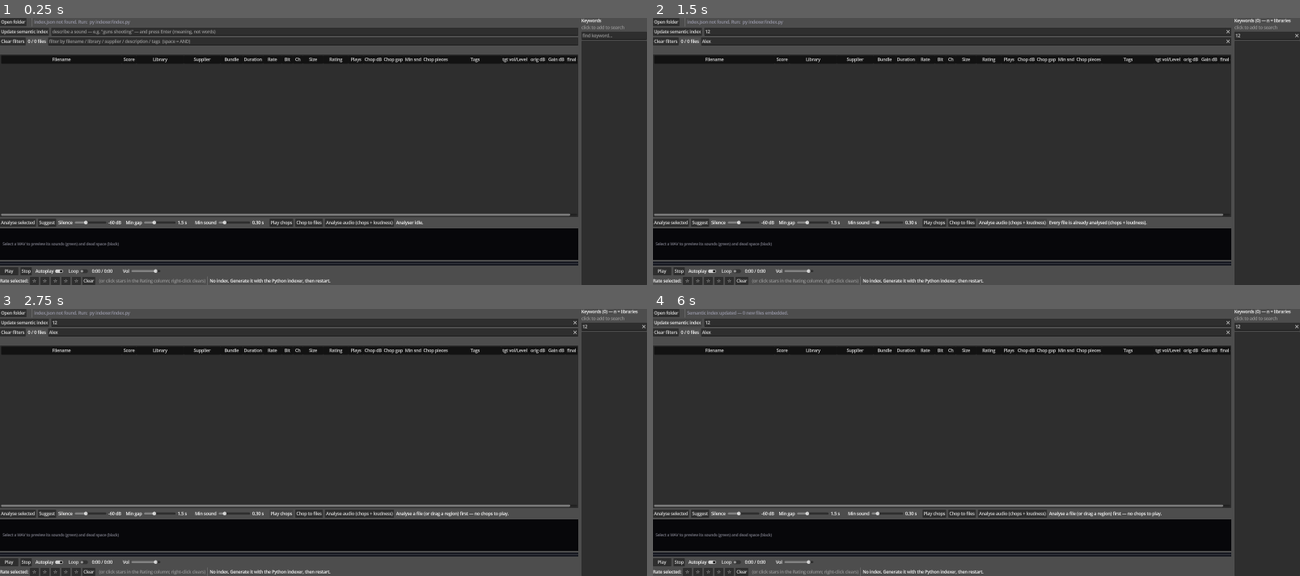
Above: before the commit, frames 1-4 (two rows, left to right).
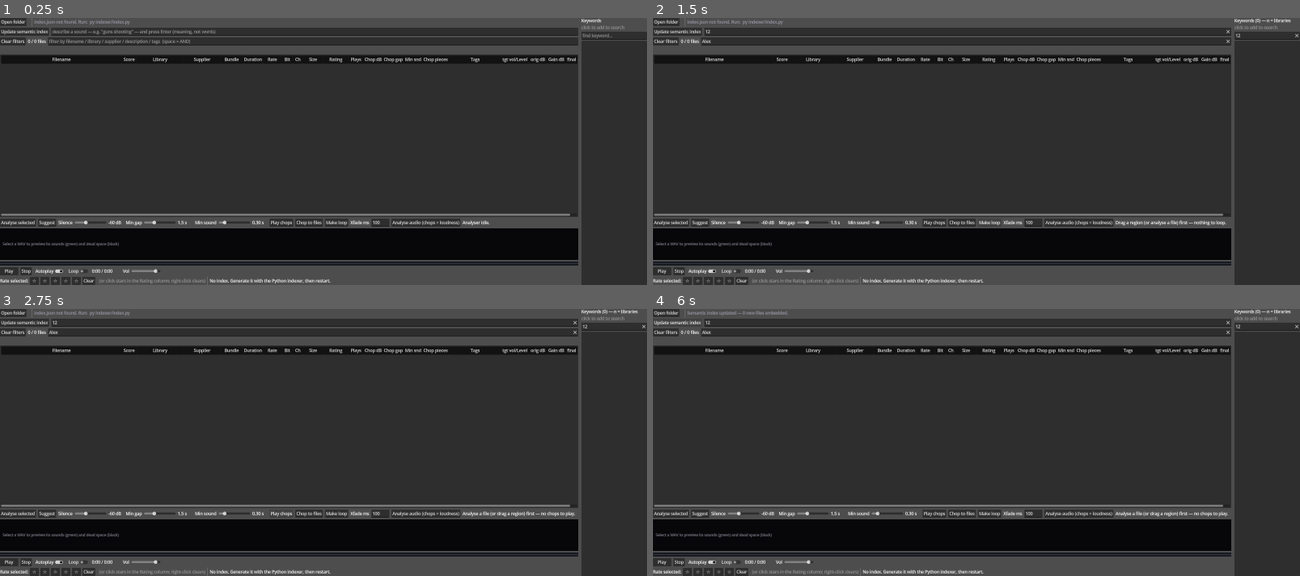
Above: after the commit, the same moments.

Repository: benedictcarter/sound_lib
Game: Godot game, scene res://main.tscn
The game is run twice, just before and just after one commit, with the same random seed, the same clock (stepped at 60 frames per second) and the same inputs.
Inputs (mouse positions are in pixels of both pictures, inside the frame that each line leads up to):
- Up to frame 1 (0.25 s): no input
- Up to frame 2 (1.5 s): click (970, 31) at 0.52 s; type "12" at 0.6 s; click (963, 42) at 0.75 s; type "Alex" at 0.83 s; click (1267, 36) at 0.98 s; type "12" at 1.07 s; click (989, 223) at 1.25 s, where only the run after the commit has a clickable "Make loop"
- Up to frame 3 (2.75 s): click "Play chops" at 2 s
- Up to frame 4 (6 s): click "Play chops" at 2.75 s; click "Play" at 3.5 s; click "Play" at 4.25 s; click "Open folder" at 5 s; click "Update semantic index" at 5.75 s

The runs differ from the first frame. In frame 1, 0.5% of the frame differs, in the area x 50-76%, y 75-79%; in frame 2, 0.5%; in frame 3, 0.6%, in the area x 50-89%, y 75-79%; in frame 4, 0.6%.

Commit message:
Make loop: bake a seamless crossfaded loop of the selected region
New indexer/loopify.py bakes <stem>_loop.wav beside the original via an equal-power
overlap-add crossfade: the region tail is blended (fading out) back over its head
(fading in), so the file wraps into itself with no click and no seam — naive
full-file looping is seamless (the wrap sample is exactly source-adjacent). Equal-
power curve (constant power, best for textures); linear available for tonal. Keeps
the 24-bit subtype; reuses chop.py's index helpers (no re-scan) and returns the
record so it appears immediately, inheriting the parent's tags.

App: 'Make loop' button + 'Xfade ms' field (default 100) in the analyser bar; uses
the green region (manual selection or single detected piece). Threaded run +
_loop_finished merge, mirroring the chop path. Golden tests cover the crossfade
(exact wrap seam, constant power, zero-xfade identity); WAV round-trip preserves
subtype. This is the crossfade engine; the autocorrelation 'Suggest loop' analyser
is the planned next layer.

Co-Authored-By: Claude Opus 4.8 <noreply@anthropic.com>

Diff:
--- a/app/main.gd
+++ b/app/main.gd
@@ -418,6 +418,12 @@
 var _playing_chops: bool = false       # currently auditioning the chops/region preview
 var _chop_spec_path: String = ""
 var _chop_result_path: String = ""
+var _loop_thread: Thread = null
+var _loop_busy: bool = false
+var _loop_btn: Button
+var _xfade_edit: LineEdit               # crossfade length (ms) for Make loop
+var _loop_spec_path: String = ""
+var _loop_result_path: String = ""
 
 
 # semantic search (its own bar above the text filter; ranks via indexer/search.py)
@@ -535,6 +541,8 @@
 	_sg_progress_path = ProjectSettings.globalize_path("user://chop_progress.json")
 	_chop_spec_path = ProjectSettings.globalize_path("user://chop_spec.json")
 	_chop_result_path = ProjectSettings.globalize_path("user://chop_result.json")
+	_loop_spec_path = ProjectSettings.globalize_path("user://loop_spec.json")
+	_loop_result_path = ProjectSettings.globalize_path("user://loop_result.json")
 	_sem_result_path = ProjectSettings.globalize_path("user://search_result.json")
 	_emb_path = data_dir.path_join("embeddings.npz")
 	_emb_progress_path = ProjectSettings.globalize_path("user://embed_progress.json")
@@ -1251,6 +1259,24 @@
 		+ "original (the original is KEPT). Re-run the indexer to see them."
 	_chop_btn.pressed.connect(_chop_selected)
 	bar.add_child(_chop_btn)
+
+	_loop_btn = Button.new()
+	_loop_btn.text = "Make loop"
+	_loop_btn.tooltip_text = "Bake a SEAMLESS loop of the selected region (green) as " \
+		+ "name_loop.wav next to the original — equal-power crossfade so it wraps " \
+		+ "with no click/seam. Original kept. Set the crossfade (ms) at right."
+	_loop_btn.pressed.connect(_make_loop)
+	bar.add_child(_loop_btn)
+
+	var xlab := Label.new()
+	xlab.text = "Xfade ms"
+	bar.add_child(xlab)
+	_xfade_edit = LineEdit.new()
+	_xfade_edit.text = "100"
+	_xfade_edit.custom_minimum_size = Vector2(48, 0)
+	_xfade_edit.tooltip_text = "Crossfade length in milliseconds for Make loop " \
+		+ "(longer = smoother but blends more of the ends)."
+	bar.add_child(_xfade_edit)
 
 	_sg_btn = Button.new()
 	_sg_btn.text = "Analyse audio (chops + loudness)"
@@ -3144,6 +3170,84 @@
 		recs.size(), tag_note]
 
 
+# ----- make loop: loopify.py bakes a seamless name_loop.wav beside the original --
+func _make_loop() -> void:
+	if _loop_busy:
+		return
+	var segs := _effective_segments()
+	if typeof(_an_rec) != TYPE_DICTIONARY or segs.is_empty():
+		_an_status.text = "Drag a region (or analyse a file) first — nothing to loop."
+		return
+	if segs.size() > 1 and not _graph.has_manual_sel():
+		_an_status.text = "Pick ONE region to loop: drag it on the waveform."
+		return
+	var abs := _abs_path(_an_rec)
+	if String(_an_rec.get("ext", "")).to_lower() != "wav" or not FileAccess.file_exists(abs):
+		_an_status.text = "Make loop supports existing WAV files only."
+		return
+	var seg: Array = segs[0]                    # the green region (or the single piece)
+	var start_s := float(seg[0]) * _an_frame_s
+	var end_s := float(seg[1]) * _an_frame_s
+	var xfade_ms := maxf(0.0, _xfade_edit.text.strip_edges().to_float())
+	# crossfade can't exceed half the region, or loopify clamps it anyway
+	var spec := {
+		"start_s": start_s, "end_s": end_s,
+		"crossfade_ms": xfade_ms, "curve": "equal_power",
+		"parent": {
+			"bundle": _an_rec.get("bundle", ""),
+			"library": _an_rec.get("library", ""),
+			"supplier": _an_rec.get("supplier", ""),
+			"url": _an_rec.get("url", ""),
+		},
+	}
+	var f := FileAccess.open(_loop_spec_path, FileAccess.WRITE)
+	if f == null:
+		_an_status.text = "Could not write loop spec."
+		return
+	f.store_string(JSON.stringify(spec))
+	f.close()
+	if FileAccess.file_exists(_loop_result_path):
+		DirAccess.remove_absolute(_loop_result_path)
+	var script := ProjectSettings.globalize_path("res://").path_join(
+		"../indexer/loopify.py").simplify_path()
+	_loop_busy = true
+	_loop_btn.disabled = true
+	_an_status.text = "Baking seamless loop (%.0f ms crossfade)…" % xfade_ms
+	_loop_thread = Thread.new()
+	_loop_thread.start(_loop_run.bind(script, abs, _loop_spec_path, _loop_result_path))
+
+
+func _loop_run(script: String, audio: String, spec: String, result: String) -> void:
+	var output: Array = []
+	var args := [script, audio, spec, result]
+	var code := OS.execute("py", args, output, true)
+	if code == -1:
+		OS.execute("python", args, output, true)
+	call_deferred("_loop_finished")
+
+
+func _loop_finished() -> void:
+	_loop_busy = false
+	if _loop_thread:
+		_loop_thread.wait_to_finish()
+		_loop_thread = null
+	_loop_btn.disabled = false
+	if not FileAccess.file_exists(_loop_result_path):
+		_an_status.text = "Make loop failed (no output). Is python on PATH?"
+		return
+	var d: Variant = JSON.parse_string(FileAccess.get_file_as_string(_loop_result_path))
+	if typeof(d) != TYPE_DICTIONARY or not d.get("ok", false):
+		_an_status.text = "Make loop error: %s" % (d.get("error", "?") if typeof(d) == TYPE_DICTIONARY else "?")
+		return
+	var recs: Array = d.get("records", [])
+	var ptags := _get_tags(_an_rec) if typeof(_an_rec) == TYPE_DICTIONARY else ""
+	_inherit_tags_to(recs, ptags)               # the loop inherits the parent's tags
+	_merge_new_records(recs)
+	var tag_note := "  (tags inherited)" if ptags.strip_edges() != "" else ""
+	_an_status.text = "Seamless loop added (%.2fs, %.0f ms xfade) — original kept.%s" % [
+		float(d.get("out_duration", 0.0)), float(d.get("xfade_ms", 0.0)), tag_note]
+
+
 # Give each new record (e.g. fresh chops) the parent's tags in userdata, keyed by
 # their own paths, so they carry your keywords from the moment they appear.
 func _inherit_tags_to(recs: Array, tags: String) -> void:
Not shown, changed: CLAUDE.md
Not shown, added: indexer/loopify.py
Not shown, changed: indexer/tests/test_audio.py
